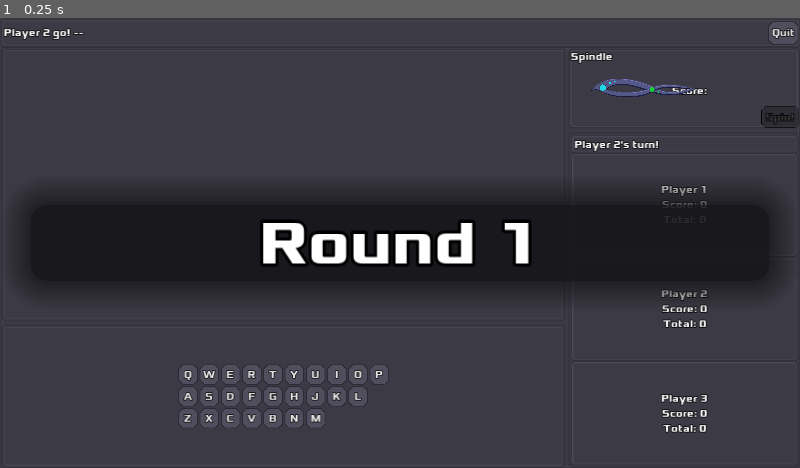
Above: before the commit, frame 1.
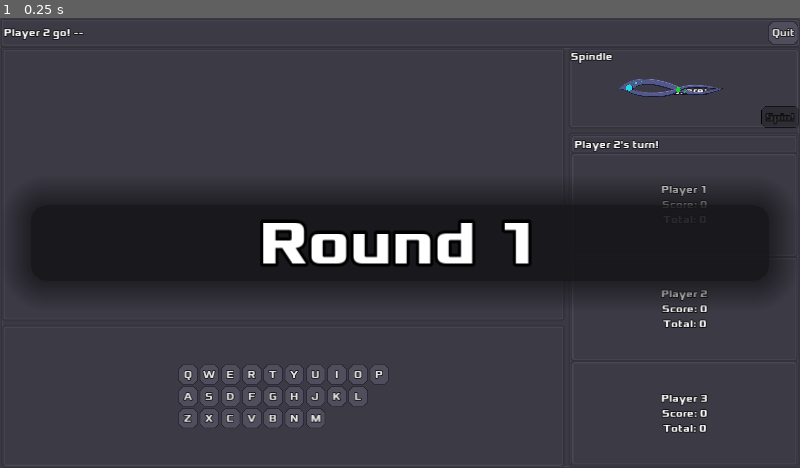
Above: after the commit, the same moment.

Repository: zacryol/spindle-of-serendipity
Game: Godot game, scene res://game/GamePanel.tscn
Two runs of this game, one before a commit and one after it. Both use one fixed random seed, a clock stepped at 60 frames per second and the inputs below. This scene is started directly instead of the project's main scene.
Inputs:
- Up to frame 1 (0.25 s): no input

The runs differ from the first frame. In frame 1, 0.3% of the frame differs, in the area x 73-91%, y 13-18%.
Error in both runs: Division By Zero in operator '%'. (res://system/singletons/EntryManager.gd:72)

Commit message:
Spindle starts in Forward position

Diff:
--- a/godot/game/components/Spindle.tscn
+++ b/godot/game/components/Spindle.tscn
@@ -82,9 +82,9 @@
 text = "Score:"
 
 [node name="TextureRect" type="TextureRect" parent="."]
-margin_left = 33.0
+margin_left = 75.0
 margin_top = 46.0
-margin_right = 202.0
+margin_right = 244.0
 margin_bottom = 81.0
 texture = ExtResource( 2 )
 expand = true
